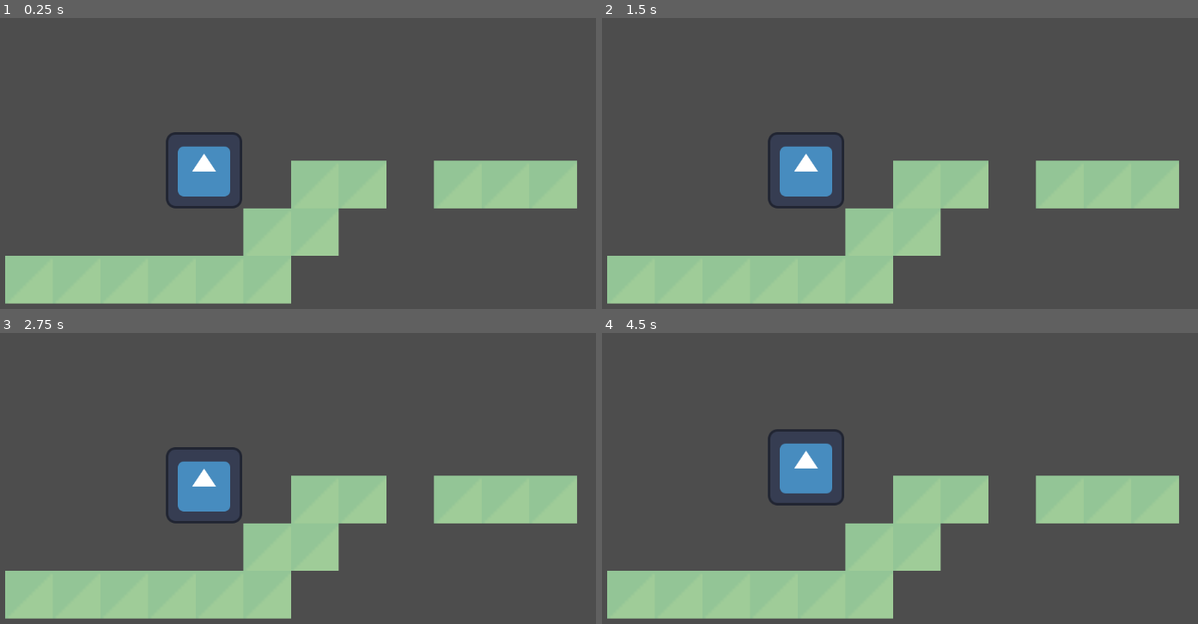
Above: before the commit, frames 1-4 (two rows, left to right).
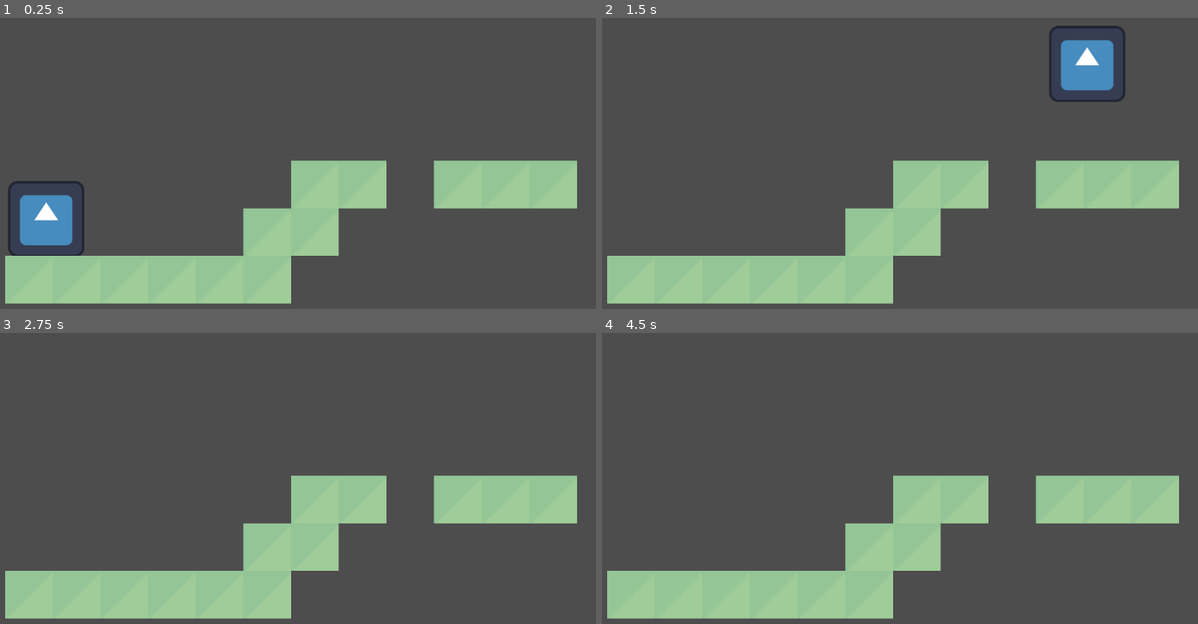
Above: after the commit, the same moments.

Repository: ethanshu2012-tech/DAydream-Hackathon---Sacrifices-Must-Be-Made
Game: Godot game, scene res://main.tscn
The game is run twice, just before and just after one commit, with the same random seed, the same clock (stepped at 60 frames per second) and the same inputs. The engine's default icon, where the game draws it, is replaced by a stand-in: a white triangle on a blue panel in a dark square.
Inputs:
- Up to frame 1 (0.25 s): no input
- Up to frame 2 (1.5 s): tap Enter (ui_accept) at 0.5, 0.6 s; hold D (right) from 0.53 s (still down); tap W (jump) at 0.77, 0.8, 1.07, 1.35 s
- Up to frame 3 (2.75 s): tap W (jump) at 1.52, 1.82, 2.3 s; tap Enter (ui_accept) at 1.55, 2.1 s; release D (right) at 2.03 s; hold A (left) from 2.03 s (still down)
- Up to frame 4 (4.5 s): tap Enter (ui_accept) at 2.75, 2.85, 3.5, 4.25, 4.35 s; release A (left) at 2.78 s; hold D (right) 2.78-4.28 s; tap W (jump) at 3.02, 3.32, 3.6, 3.77, 4.07 s; hold A (left) from 4.28 s (still down)

The runs differ from the first frame. In frame 1, 3.9% of the frame differs, in the area x 1-41%, y 39-82%; in frame 2, 3.9%, in the area x 27-88%, y 2-66%; in frame 3, 1.9%; in frame 4, 2.0%.

Commit message:
jump, right and left added

Diff:
--- a/main.tscn
+++ b/main.tscn
@@ -51,11 +51,11 @@
 script = ExtResource("1_h2yge")
 
 [node name="Sprite2D" type="Sprite2D" parent="Player"]
-position = Vector2(494, 256)
+position = Vector2(229, 336)
 texture = ExtResource("2_1bvp3")
 
 [node name="CollisionShape2D" type="CollisionShape2D" parent="Player"]
-position = Vector2(495, 256)
+position = Vector2(228, 334)
 shape = SubResource("RectangleShape2D_7mycd")
 
 [node name="TileMapLayer" type="TileMapLayer" parent="."]
--- a/player.gd
+++ b/player.gd
@@ -1,8 +1,8 @@
 extends CharacterBody2D
 
 
-const SPEED = 300.0
-const JUMP_VELOCITY = -400.0
+const SPEED = 900.0
+const JUMP_VELOCITY = -900.0
 
 
 func _physics_process(delta: float) -> void:
@@ -11,12 +11,12 @@
 		velocity += get_gravity() * delta
 
 	# Handle jump.
-	if Input.is_action_just_pressed("ui_accept") and is_on_floor():
+	if Input.is_action_just_pressed("jump") and is_on_floor():
 		velocity.y = JUMP_VELOCITY
 
 	# Get the input direction and handle the movement/deceleration.
 	# As good practice, you should replace UI actions with custom gameplay actions.
-	var direction := Input.get_axis("ui_left", "ui_right")
+	var direction := Input.get_axis("left", "right")
 	if direction:
 		velocity.x = direction * SPEED
 	else:
--- a/project.godot
+++ b/project.godot
@@ -19,7 +19,7 @@
 
 jump={
 "deadzone": 0.2,
-"events": [Object(InputEventKey,"resource_local_to_scene":false,"resource_name":"","device":0,"window_id":0,"alt_pressed":false,"shift_pressed":false,"ctrl_pressed":false,"meta_pressed":false,"pressed":false,"keycode":0,"physical_keycode":87,"key_label":0,"unicode":0,"location":0,"echo":false,"script":null)
+"events": [Object(InputEventKey,"resource_local_to_scene":false,"resource_name":"","device":-1,"window_id":0,"alt_pressed":false,"shift_pressed":false,"ctrl_pressed":false,"meta_pressed":false,"pressed":false,"keycode":0,"physical_keycode":87,"key_label":0,"unicode":119,"location":0,"echo":false,"script":null)
 ]
 }
 left={
